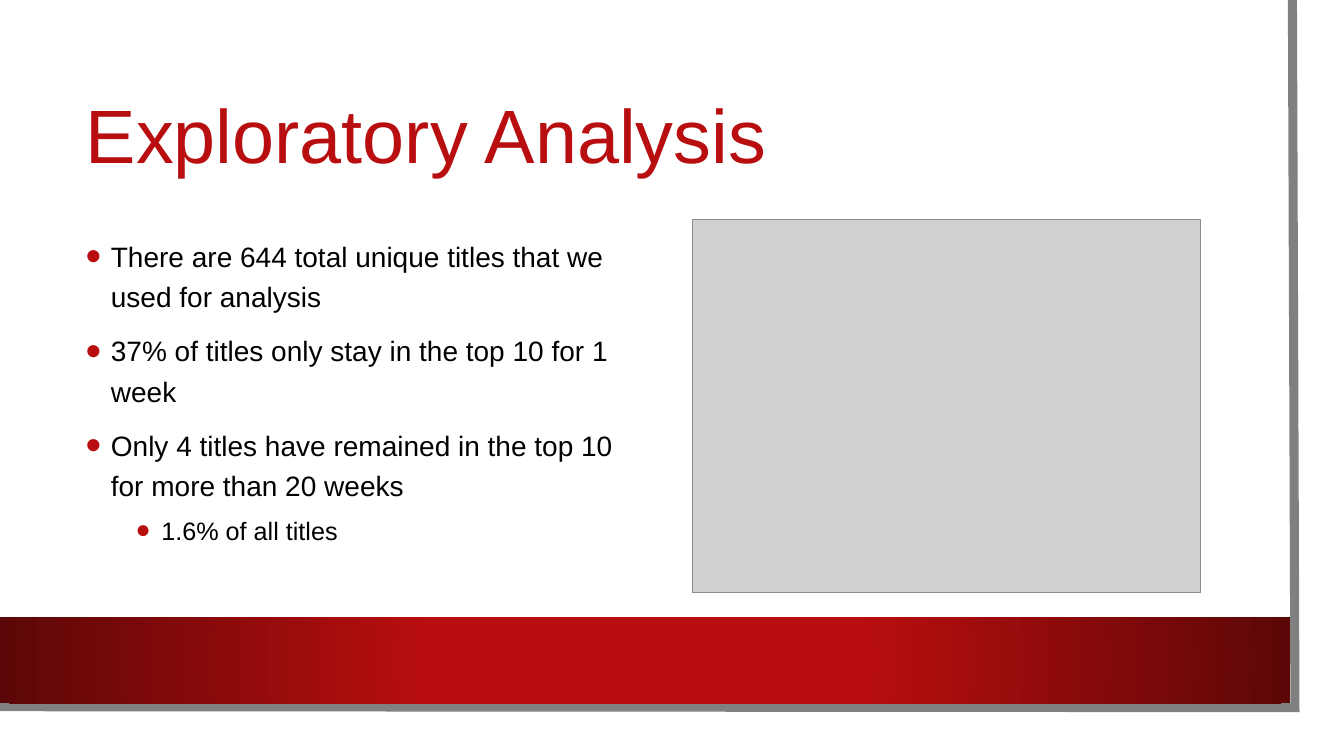
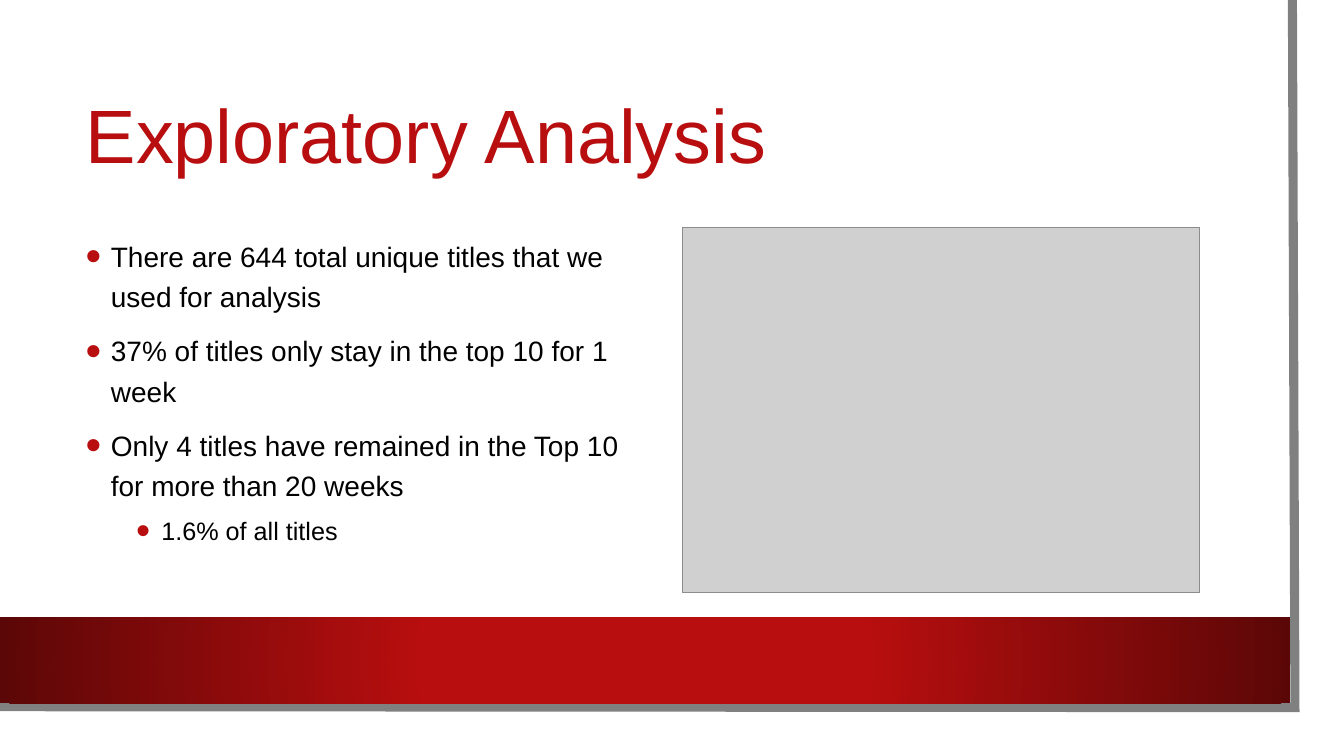
Before and after one commit to EdithLotterman/Project-1-Team-8, a slide deck: slide 6 of Netflix_Comparison.pptx. Drawn at 1344x756 pixels with LibreOffice and Linux fonts; fonts in the diff are those of the drawing; grey boxes stand for pictures; background and template pictures are left out. Boxes give left, top, right and bottom in pixels: in the first picture for what was removed or moved away, otherwise in the second. Text is boxed around its words. In the diff, an @@ line names an element or a change of style, - is before the commit and + after.

```diff
--- a/Netflix_Comparison.pptx
+++ b/Netflix_Comparison.pptx
@@ picture resized from (x1=693, y1=219, x2=1201, y2=592) to (x1=683, y1=228, x2=1199, y2=593) @@
@@ text at (x1=111, y1=435, x2=618, y2=497): text changed @@
-• Only 4 titles have remained in the top 10 for more than 20 weeks
+• Only 4 titles have remained in the Top 10 for more than 20 weeks
```
Also in this commit, not shown: 5 other slides changed, 10 slides added, 6 slides removed, 19 other files.
